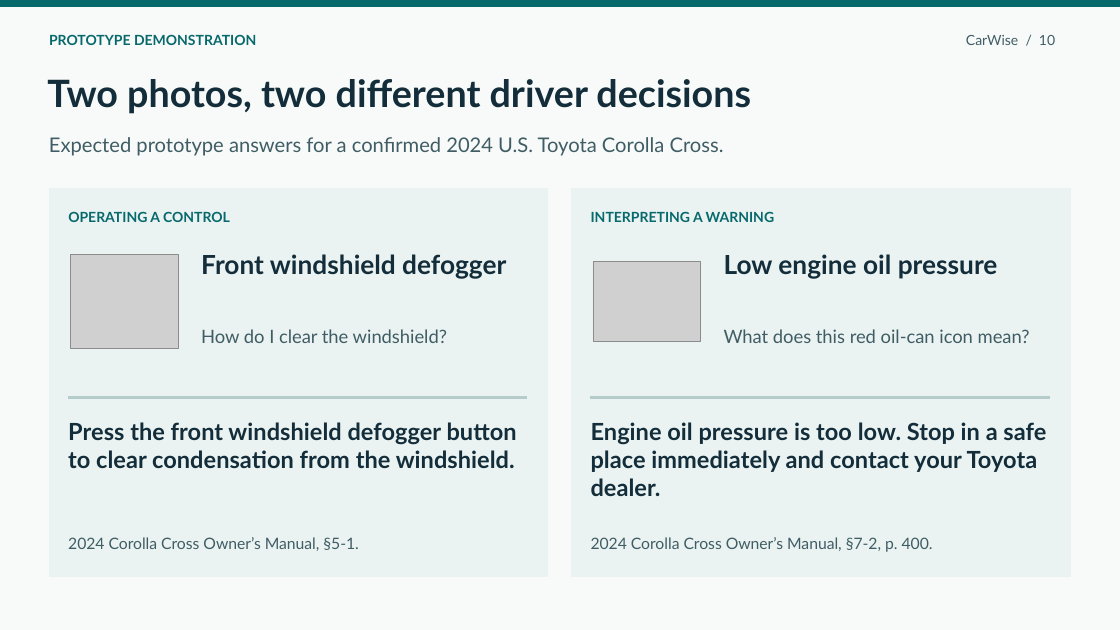
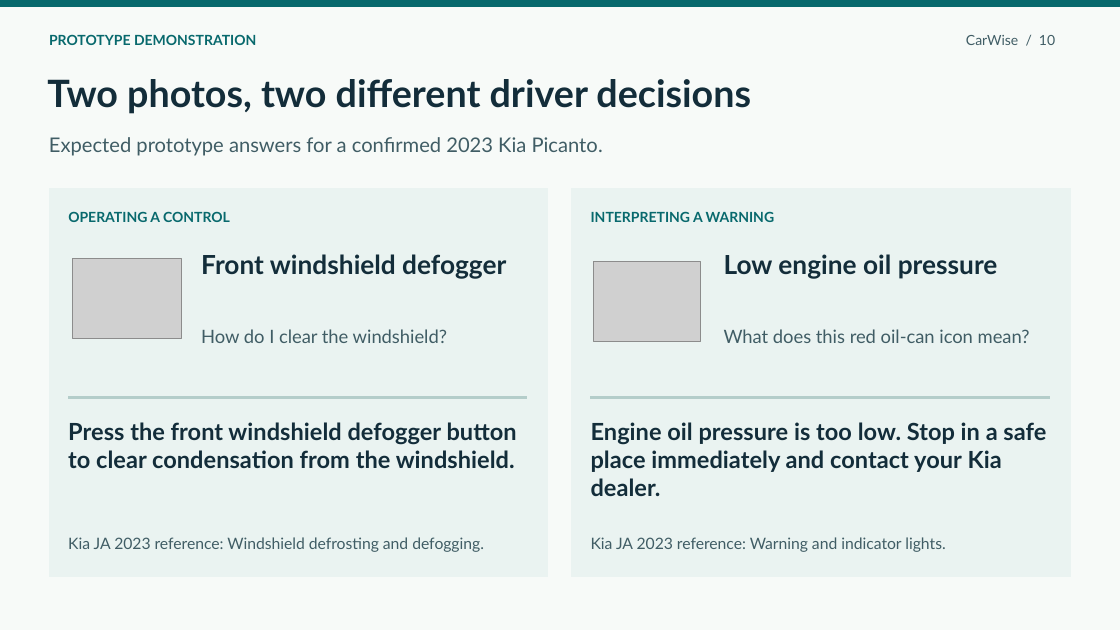
Before and after one commit to ronylevy32/CarWise-GenAI, a slide deck: slide 10 of slides/CarWise_proposal.pptx. Drawn at 1120x630 pixels with LibreOffice and Linux fonts; fonts in the diff are those of the drawing; grey boxes stand for pictures. Boxes give left, top, right and bottom in pixels: in the first picture for what was removed or moved away, otherwise in the second. Text is boxed around its words. In the diff, an @@ line names an element or a change of style, - is before the commit and + after.

```diff
--- a/slides/CarWise_proposal.pptx
+++ b/slides/CarWise_proposal.pptx
@@ text at [49, 137, 603, 156]: text changed @@
-Expected prototype answers for a confirmed 2024 U.S. Toyota Corolla Cross.
+Expected prototype answers for a confirmed 2023 Kia Picanto.
@@ picture: place and size @@
-picture at [71, 255, 178, 349]
+picture at [73, 258, 181, 339]
@@ text at [591, 422, 1046, 496]: text changed @@
-Engine oil pressure is too low. Stop in a safe place immediately and contact your Toyota dealer.
+Engine oil pressure is too low. Stop in a safe place immediately and contact your Kia dealer.
@@ text at [68, 537, 484, 552]: text changed @@
-2024 Corolla Cross Owner’s Manual, §5-1.
+Kia JA 2023 reference: Windshield defrosting and defogging.
@@ text at [591, 537, 945, 552]: text changed @@
-2024 Corolla Cross Owner’s Manual, §7-2, p. 400.
+Kia JA 2023 reference: Warning and indicator lights.
```
Also in this commit, not shown: 2 other slides changed.
